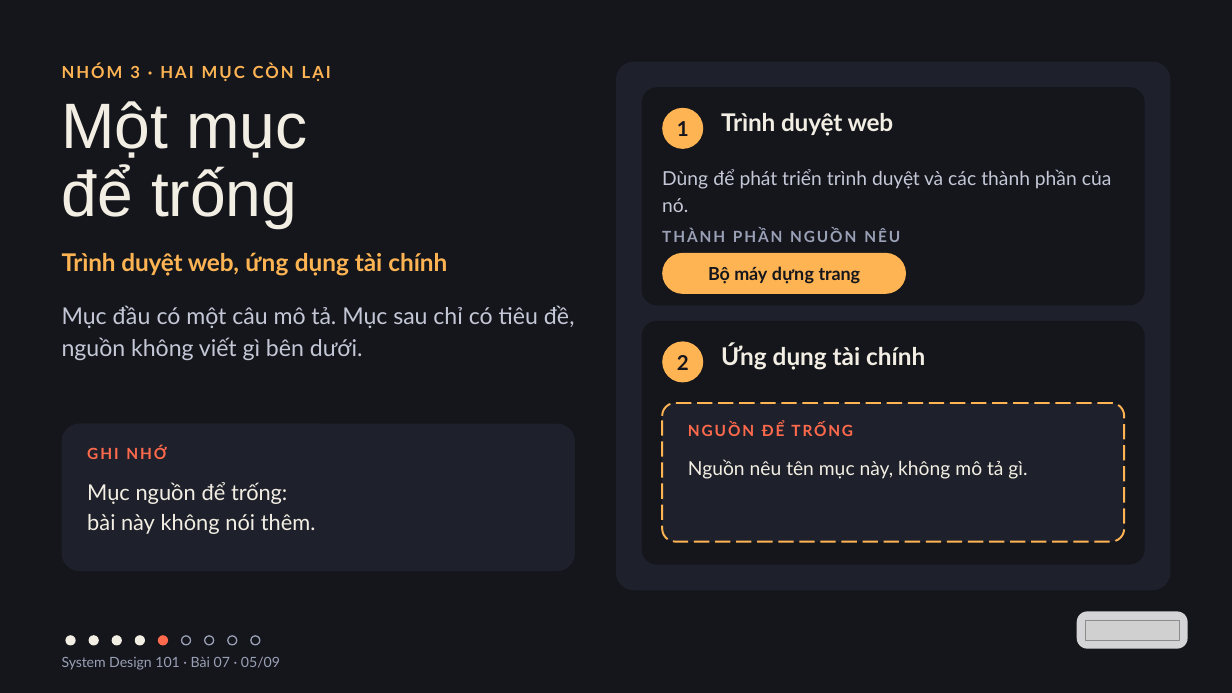
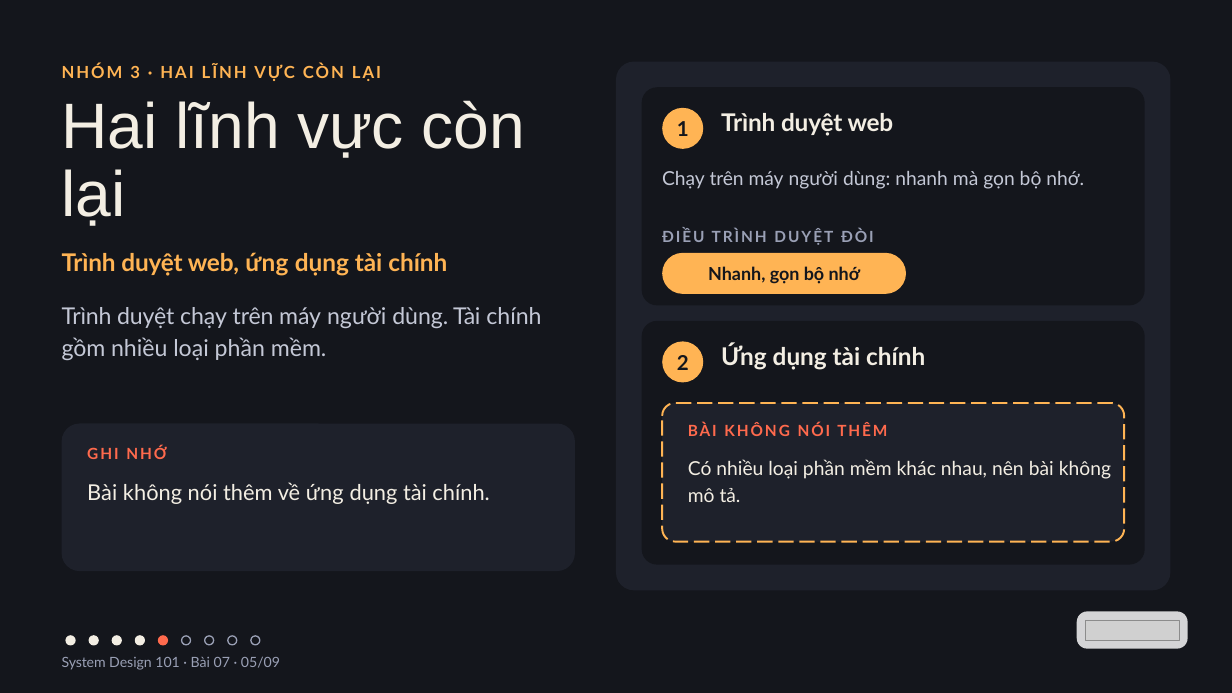
Before and after one commit to vohoailinh90/tool-marketing-studio, a slide deck: slide 5 of system-design-101/vi/lessons/sd-10-007/slides/sd-10-007.pptx. Drawn at 1232x693 pixels with LibreOffice and Linux fonts; fonts in the diff are those of the drawing; grey boxes stand for pictures. Boxes give left, top, right and bottom in pixels: in the first picture for what was removed or moved away, otherwise in the second. Text is boxed around its words. In the diff, an @@ line names an element or a change of style, - is before the commit and + after.

```diff
--- a/system-design-101/vi/lessons/sd-10-007/slides/sd-10-007.pptx
+++ b/system-design-101/vi/lessons/sd-10-007/slides/sd-10-007.pptx
@@ text at (x1=130, y1=66, x2=140, y2=78): text changed @@
-NHÓM 3 · HAI MỤC CÒN LẠI
+NHÓM 3 · HAI LĨNH VỰC CÒN LẠI
@@ text at (x1=62, y1=100, x2=524, y2=226): text changed @@
-Một mục
-để trống
+Hai lĩnh vực còn lại
@@ text at (x1=662, y1=171, x2=1084, y2=189): text changed @@
-Dùng để phát triển trình duyệt và các thành phần của nó.
+Chạy trên máy người dùng: nhanh mà gọn bộ nhớ.
@@ text at (x1=662, y1=228, x2=874, y2=245): text changed @@
-THÀNH PHẦN NGUỒN NÊU
+ĐIỀU TRÌNH DUYỆT ĐÒI
@@ text in rounded rectangle at (x1=708, y1=266, x2=860, y2=284): text changed @@
-Bộ máy dựng trang
+Nhanh, gọn bộ nhớ
@@ text at (x1=62, y1=307, x2=541, y2=360): text changed @@
-Mục đầu có một câu mô tả. Mục sau chỉ có tiêu đề, nguồn không viết gì bên dưới.
+Trình duyệt chạy trên máy người dùng. Tài chính gồm nhiều loại phần mềm.
@@ text at (x1=688, y1=422, x2=887, y2=436): text changed @@
-NGUỒN ĐỂ TRỐNG
+BÀI KHÔNG NÓI THÊM
@@ text at (x1=688, y1=459, x2=1111, y2=502): text changed @@
-Nguồn nêu tên mục này, không mô tả gì.
+Có nhiều loại phần mềm khác nhau, nên bài không mô tả.
@@ text at (x1=87, y1=482, x2=489, y2=504): text changed @@
-Mục nguồn để trống:
-bài này không nói thêm.
+Bài không nói thêm về ứng dụng tài chính.
```
Also in this commit, not shown: 8 other slides changed, 4 other files.
